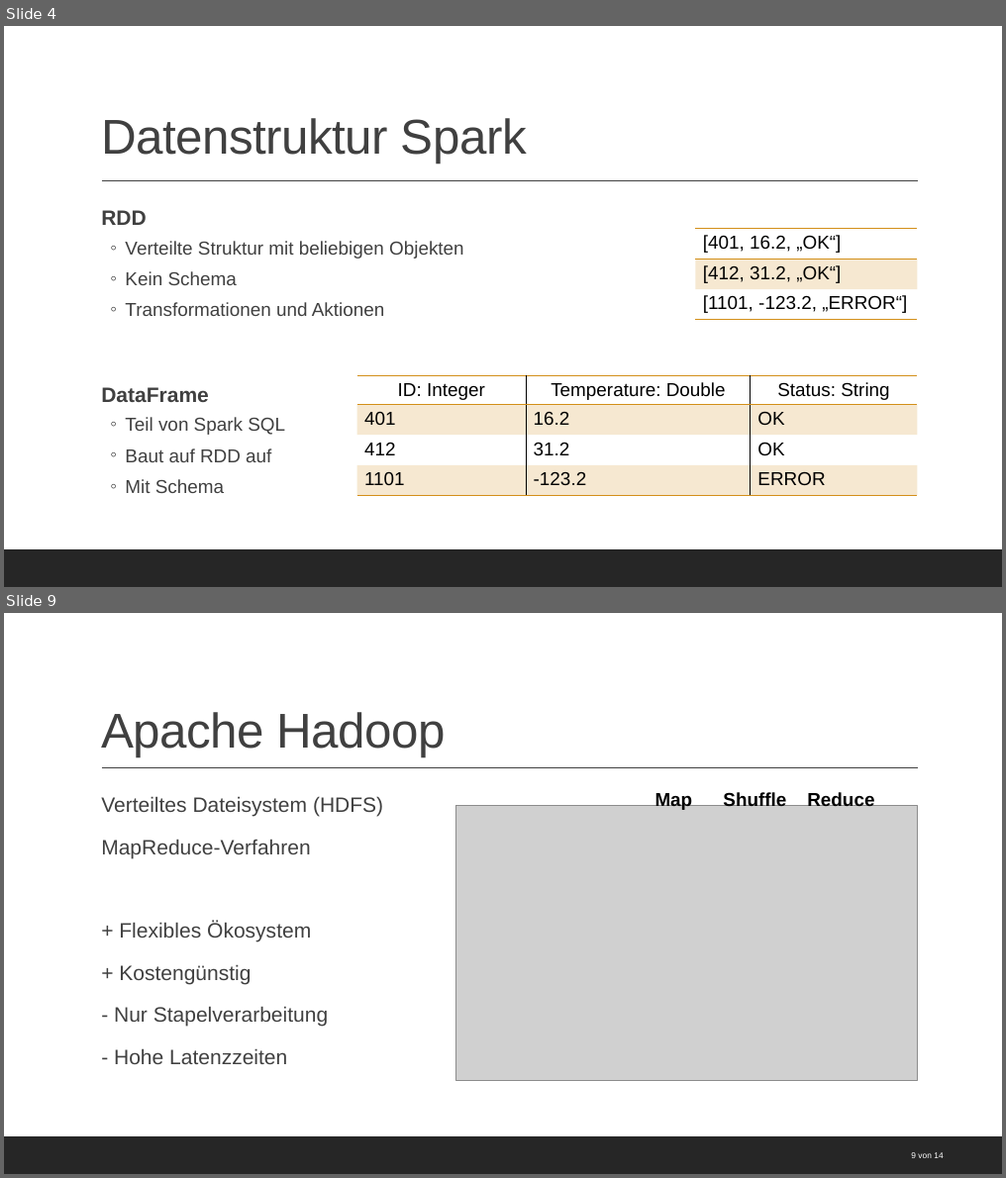
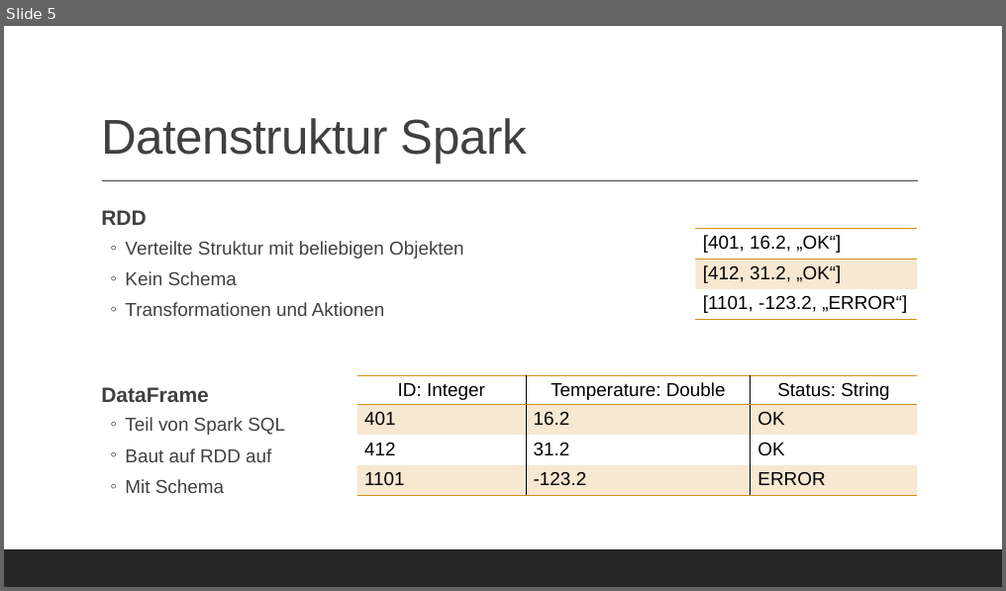
Before and after one commit to elisahub/bd-spark-bus-data, a slide deck: Presentation.pptx. Shown one above the other, each under a label of ours: slides 4 and 9 before the commit, slide 5 after it; the slides between them are not shown. The pictures are 1006x1178 and 1006x591 pixels, drawn with LibreOffice and Linux fonts; fonts in the diff are those of the drawing; grey boxes stand for pictures. Boxes give left, top, right and bottom in pixels: in the first picture for what was removed or moved away, otherwise in the second. Text is boxed around its words. In the diff, an @@ line names an element or a change of style, - is before the commit and + after.

```diff
--- a/Presentation.pptx
+++ b/Presentation.pptx
@@ slide 9 removed at [4, 613, 1002, 1174], background #FFFFFF; not listed: 2 template elements that a slide beside it also shows @@
@@ title removed at [101, 712, 446, 758] @@
-Apache Hadoop
@@ table removed at [632, 786, 884, 819], 1 rows, 3 columns @@
-Map | Shuffle | Reduce
@@ text removed at [101, 796, 383, 1064] @@
-  Verteiltes Dateisystem (HDFS)
-  MapReduce-Verfahren
-  + Flexibles Ökosystem
-  + Kostengünstig
-  - Nur Stapelverarbeitung
-  - Hohe Latenzzeiten
@@ picture removed at [456, 805, 918, 1080] @@
@@ page number removed at [911, 1153, 943, 1158] @@
-9 von 14
@@ what was slide 4 is now slide 5 @@
```
Also in this commit, not shown: 3 slides changed, 6 slides added, 4 other slides removed, 4 other files.
